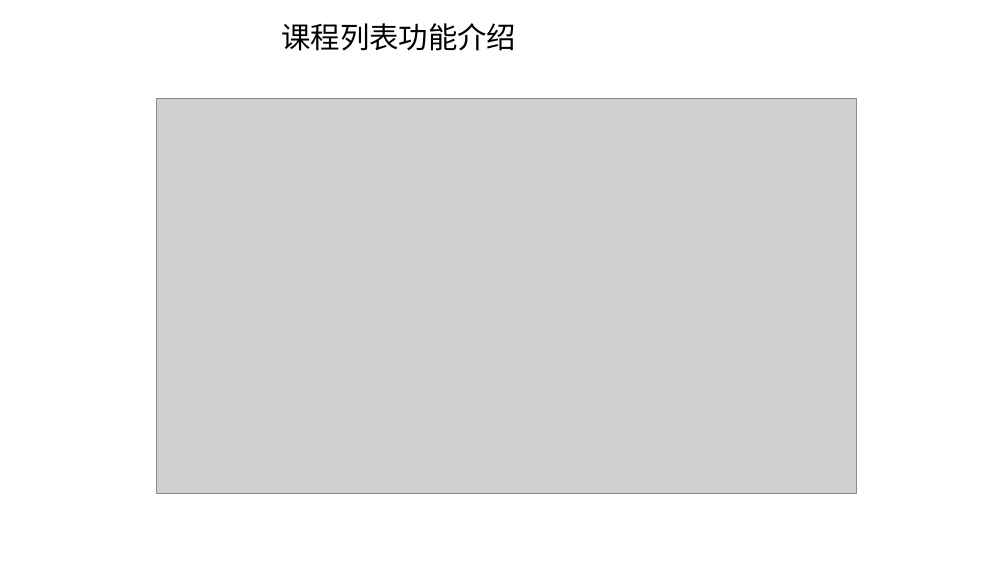
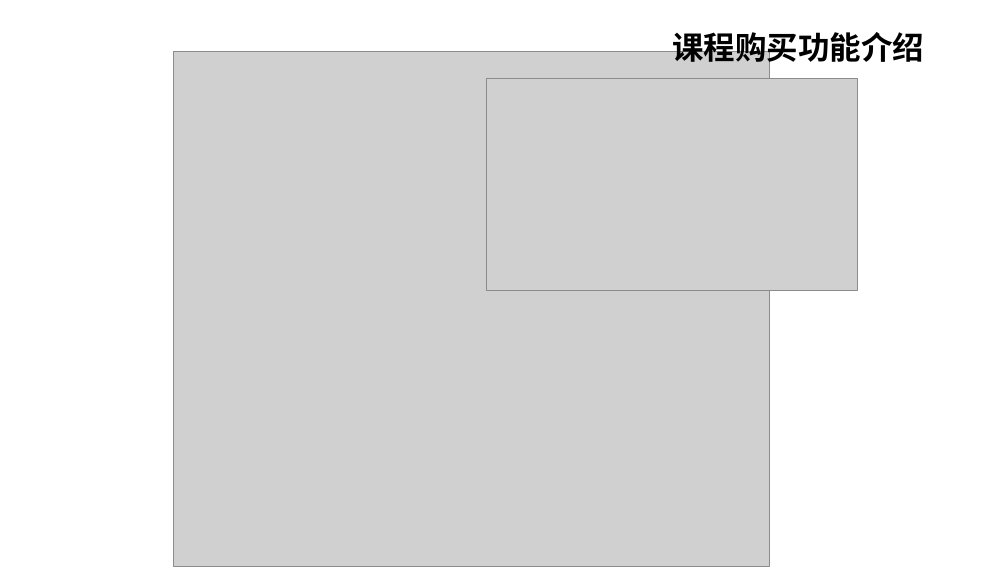
Before and after one commit to huiyaoren/CYMOOC, a slide deck: slide 7 of doc/传一在线教育网站.ppt (slide 9 before the commit). Drawn at 1008x567 pixels with LibreOffice and Linux fonts; fonts in the diff are those of the drawing; grey boxes stand for pictures. Boxes give left, top, right and bottom in pixels: in the first picture for what was removed or moved away, otherwise in the second. Text is boxed around its words. In the diff, an @@ line names an element or a change of style, - is before the commit and + after.

```diff
--- a/doc/传一在线教育网站.ppt
+++ b/doc/传一在线教育网站.ppt
@@ picture: place and size @@
-picture at (156,99,856,493)
+picture at (174,52,769,567)
@@ title at (672,32,924,68): text changed; size 28 to 30 pt; font Calibri to Noto Sans CJK SC; bold on @@
-课程列表功能介绍
+课程购买功能介绍
@@ picture added at (486,79,857,291) @@
```
Also in this commit, not shown: 6 other slides changed, 8 slides added, 9 slides removed, 1 other file.
